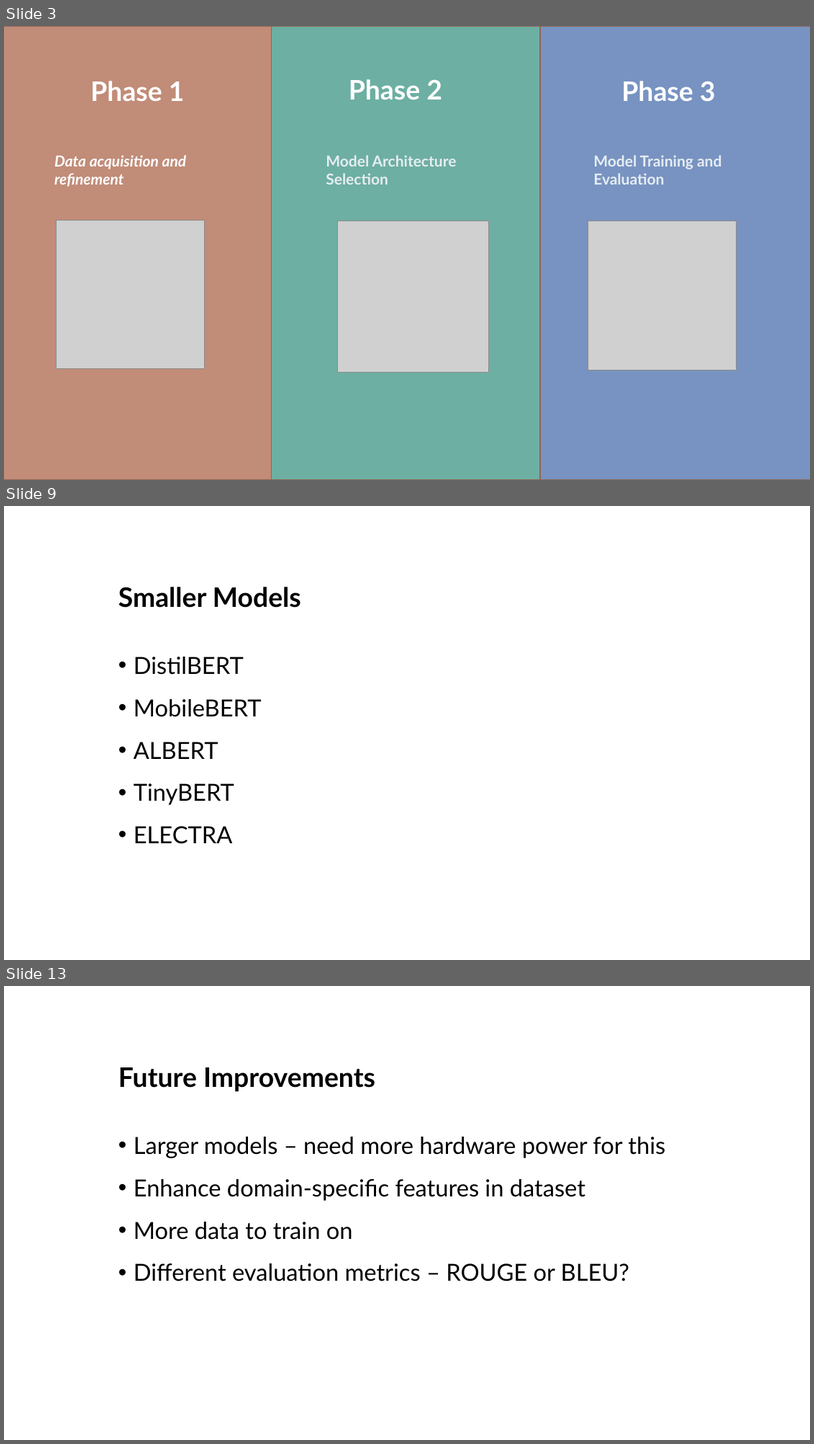
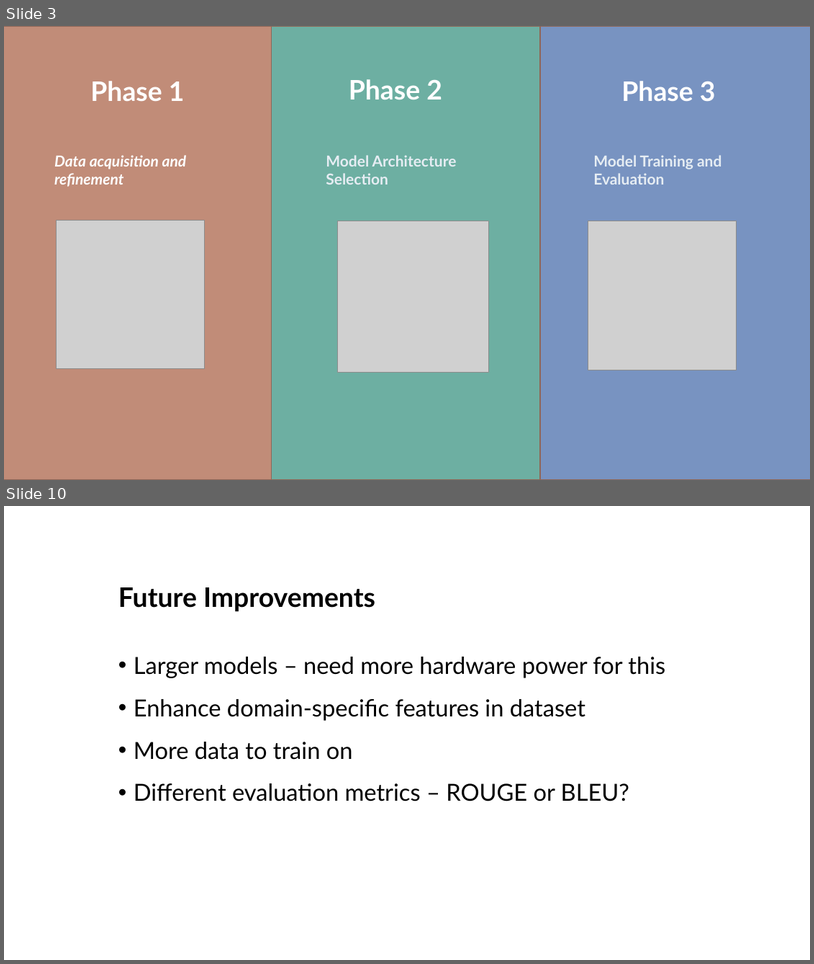
Before and after one commit to heyodai/cs5530-project, a slide deck: Presentation.pptx. Shown one above the other, each under a label of ours: slides 3, 9 and 13 before the commit, slides 3 and 10 after it; the slides between them are not shown. The pictures are 814x1444 and 814x964 pixels, drawn with LibreOffice and Linux fonts; fonts in the diff are those of the drawing; grey boxes stand for pictures. Boxes give left, top, right and bottom in pixels: in the first picture for what was removed or moved away, otherwise in the second. Text is boxed around its words. In the diff, an @@ line names an element or a change of style, - is before the commit and + after.

```diff
--- a/Presentation.pptx
+++ b/Presentation.pptx
@@ slide 9 removed at bbox=[4, 506, 810, 960], background #FFFFFF @@
@@ title removed at bbox=[118, 587, 301, 608] @@
-Smaller Models
@@ text removed at bbox=[134, 656, 262, 844] @@
-• DistilBERT
-• MobileBERT
-• ALBERT
-• TinyBERT
-• ELECTRA
@@ what was slide 13 is now slide 10 @@
```
Also in this commit, not shown: 6 slides changed, 2 other slides removed.
